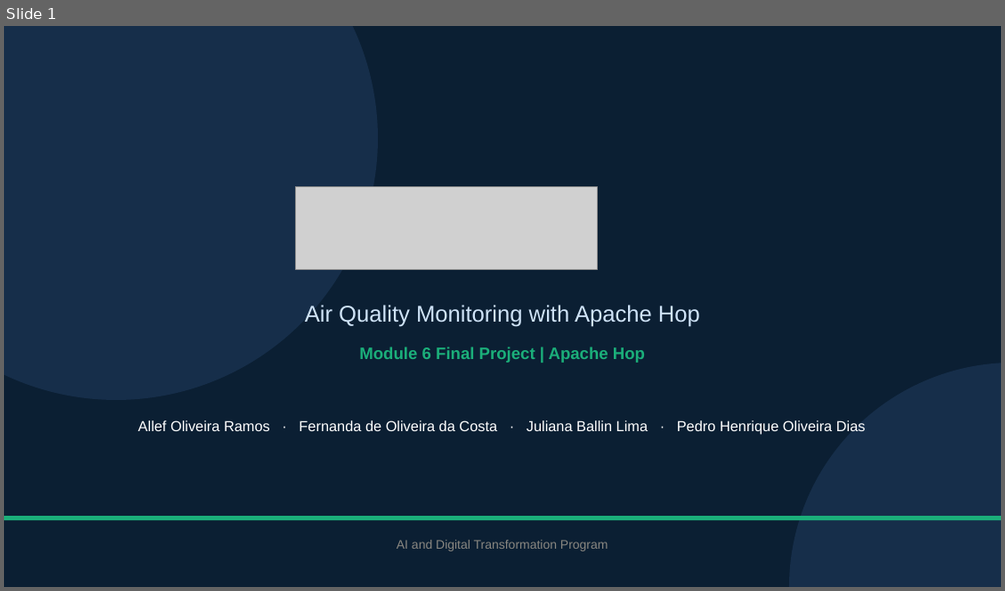
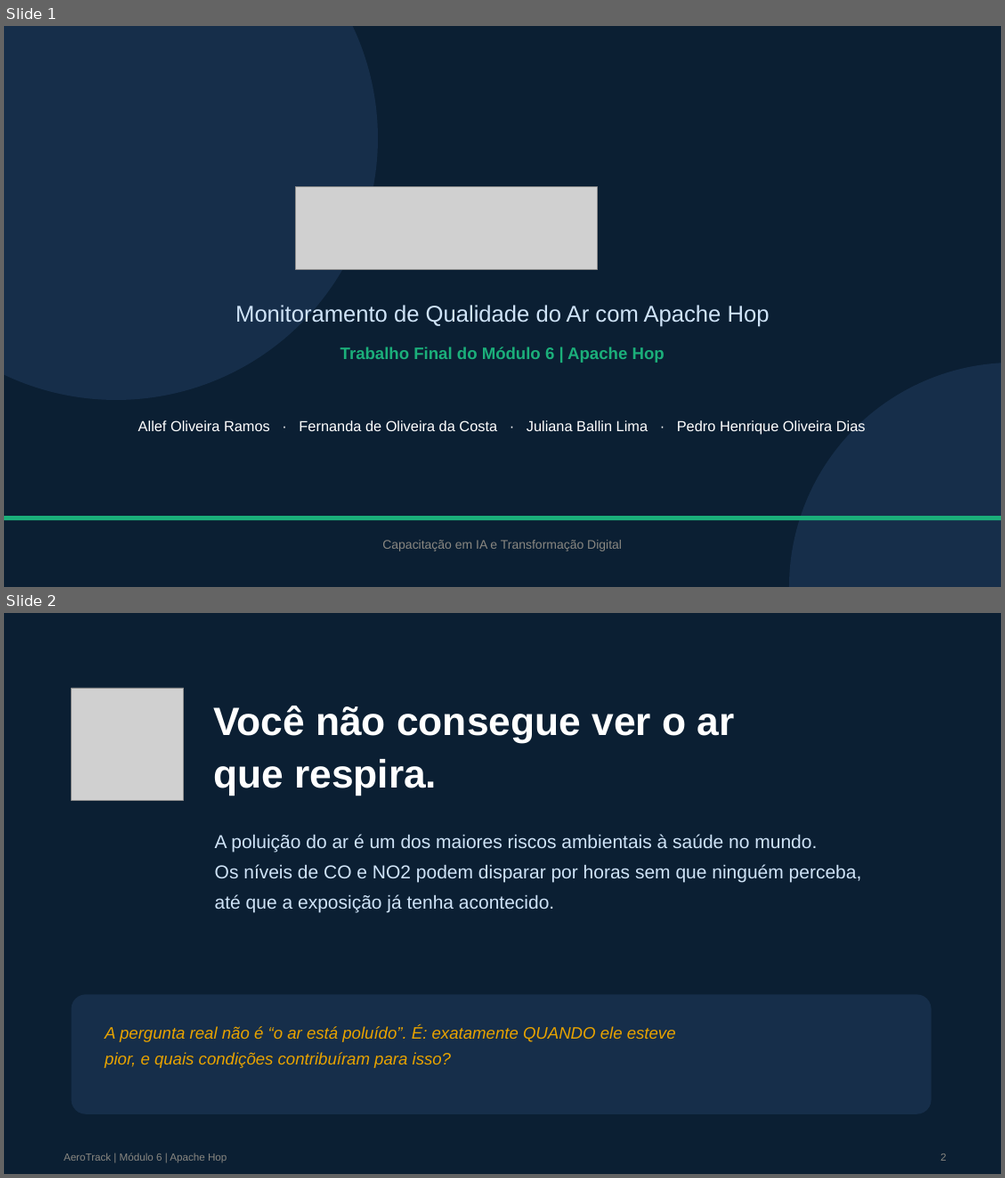
Before and after one commit to JulianaBallin/AeroTrack, a slide deck: docs/evidencias/AeroTrack-Apresentacao-Modulo6.pptx. Shown one above the other, each under a label of ours: slide 1 before the commit, slides 1 and 2 after it. The pictures are 1005x591 and 1005x1178 pixels, drawn with LibreOffice and Linux fonts; fonts in the diff are those of the drawing; grey boxes stand for pictures. Boxes give left, top, right and bottom in pixels: in the first picture for what was removed or moved away, otherwise in the second. Text is boxed around its words. In the diff, an @@ line names an element or a change of style, - is before the commit and + after.

```diff
--- a/docs/evidencias/AeroTrack-Apresentacao-Modulo6.pptx
+++ b/docs/evidencias/AeroTrack-Apresentacao-Modulo6.pptx
@@ slide 2 added at (4,613,1001,1174), background #0B1F33 @@
@@ picture added at (72,688,184,800) @@
@@ text added at (213,706,735,795), 38 pt, text #FFFFFF, bold @@
+Você não consegue ver o ar
+que respira.
@@ text added at (215,834,862,913), 18 pt, text #CFE3F7 @@
+A poluição do ar é um dos maiores riscos ambientais à saúde no mundo.
+Os níveis de CO e NO2 podem disparar por horas sem que ninguém perceba,
+até que a exposição já tenha acontecido.
@@ rounded rectangle added at (72,995,931,1114), fill #162E4A @@
@@ text added at (105,1026,676,1068), 16 pt, text #E8A300, italic @@
+A pergunta real não é “o ar está poluído”. É: exatamente QUANDO ele esteve
+pior, e quais condições contribuíram para isso?
@@ text added at (64,1152,226,1163), 10 pt, text #898781 @@
+AeroTrack | Módulo 6 | Apache Hop
@@ text added at (940,1153,946,1160), 10 pt, text #898781 @@
+2
@@ slide 1 changed as well @@
@@ text at (235,305,769,327): text changed @@
-Air Quality Monitoring with Apache Hop
+Monitoramento de Qualidade do Ar com Apache Hop
@@ text at (340,346,664,362): text changed @@
-Module 6 Final Project | Apache Hop
+Trabalho Final do Módulo 6 | Apache Hop
@@ text at (382,540,622,551): text changed @@
-AI and Digital Transformation Program
+Capacitação em IA e Transformação Digital
```
Also in this commit, not shown: 13 other slides changed, 1 other slide added, 2 slides removed, 4 other files.
